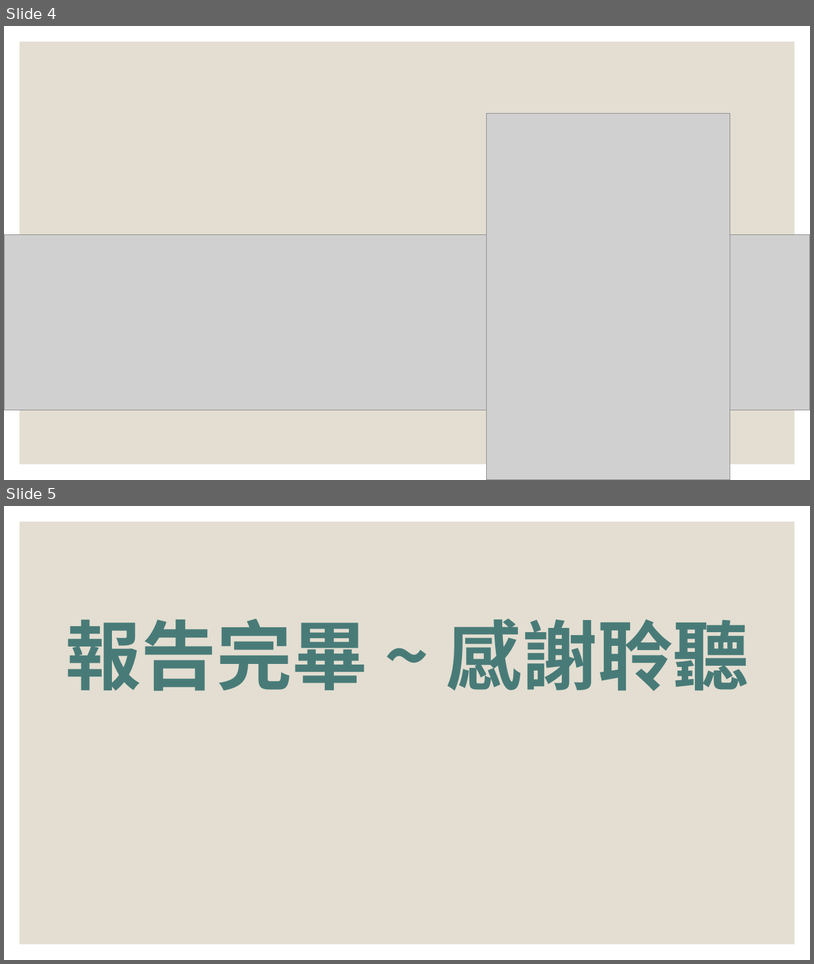
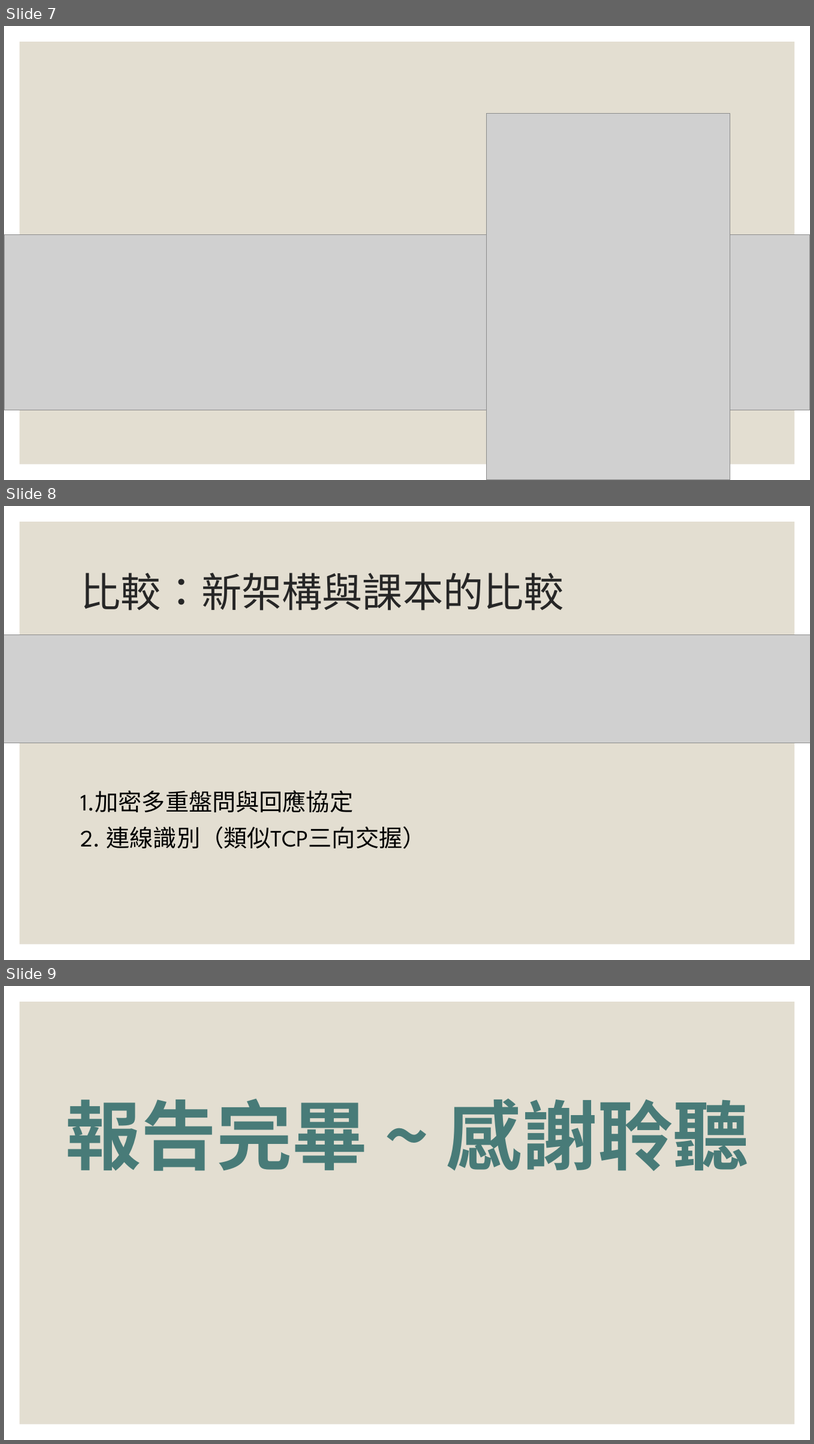
Before and after one commit to weiiweiihung/NTOU_Homework, a slide deck: src/一下_網路安全/20240316_Kerberos身分鑑別系統/第三組_Kerberos身分鑑別系統.pptx. Shown one above the other, each under a label of ours: slides 4 and 5 before the commit, slides 7, 8 and 9 after it. The pictures are 814x964 and 814x1444 pixels, drawn with LibreOffice and Linux fonts; fonts in the diff are those of the drawing; grey boxes stand for pictures; background and template pictures are left out. Boxes give left, top, right and bottom in pixels: in the first picture for what was removed or moved away, otherwise in the second. Text is boxed around its words. In the diff, an @@ line names an element or a change of style, - is before the commit and + after.

Commit message:
課本架構和自己想法的比較

```diff
--- a/src/一下_網路安全/20240316_Kerberos身分鑑別系統/第三組_Kerberos身分鑑別系統.pptx
+++ b/src/一下_網路安全/20240316_Kerberos身分鑑別系統/第三組_Kerberos身分鑑別系統.pptx
@@ slide 8 added at [4,506,810,960], background #FFFFFF; not listed: 1 template element that a slide beside it also shows @@
@@ title added at [81,573,564,610], 48 pt, text #262626 @@
+比較：新架構與課本的比較
@@ picture added at [4,635,810,743] @@
@@ text added at [81,790,426,849], 28 pt, text #000000 @@
+1.加密多重盤問與回應協定
+2. 連線識別（類似TCP三向交握）
@@ what was slide 4 is now slide 7 @@
@@ what was slide 5 is now slide 9 @@
```
Also in this commit, not shown: 3 other slides added.
